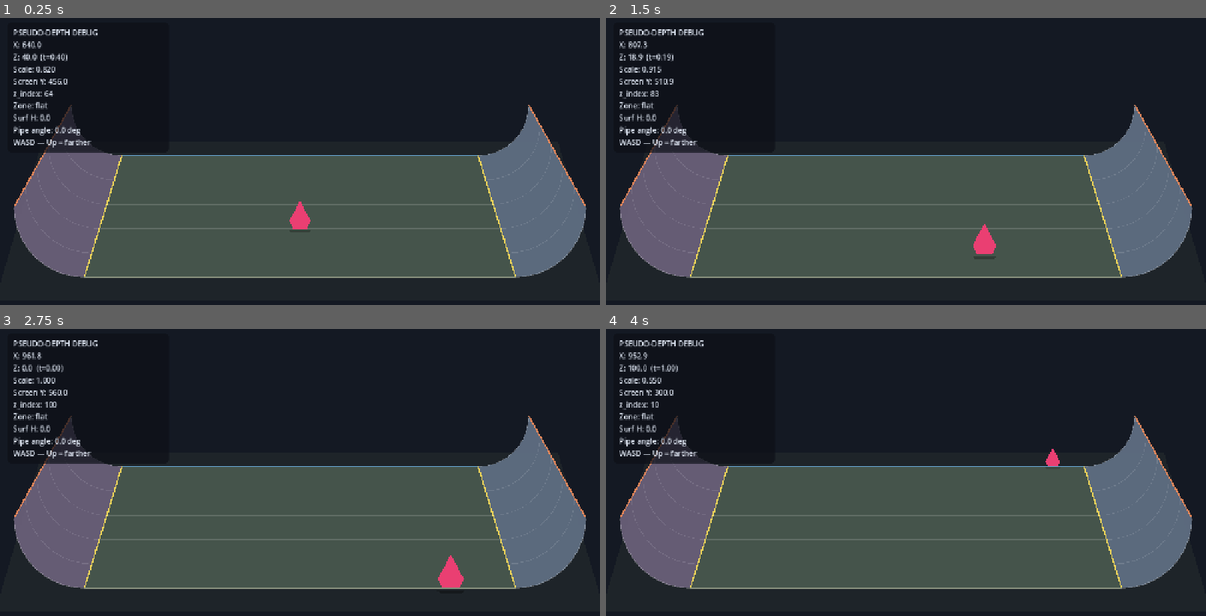
Above: before the commit, frames 1-4 (two rows, left to right).
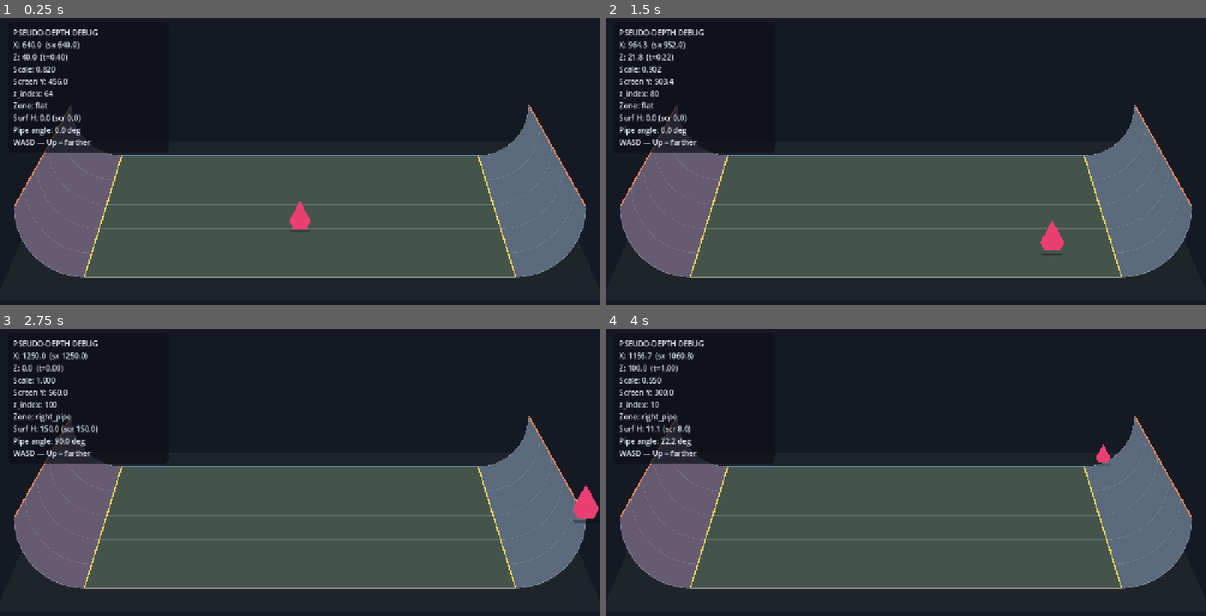
Above: after the commit, the same moments.

Repository: wmichelin/sideskate
Game: Godot game, scene res://scenes/main.tscn
Same seed, same stepped clock (60 frames per second), same inputs: the game is played once before the commit and once after it.
Inputs:
- Up to frame 1 (0.25 s): no input
- Up to frame 2 (1.5 s): tap Enter at 0.5 s; hold D (move_right) 0.53-1.28 s; hold S (move_down) from 1.28 s (still down)
- Up to frame 3 (2.75 s): tap Space at 2 s; release S (move_down) at 2.03 s; hold D (move_right) from 2.03 s (still down)
- Up to frame 4 (4 s): release D (move_right) at 2.78 s; hold W (move_up) 2.78-3.53 s; hold A (move_left) from 3.53 s (still down)

The runs differ from the first frame. In frame 1, 0.2% of the frame differs, in the area x 7-14%, y 8-37%; in frame 2, 0.8%; in frame 3, 1.1%, in the area x 3-100%, y 8-91%; in frame 4, 0.6%.

Commit message:
Speed up horizontal move and unify pipe perspective projection.
Player feet and quarter-pipe visuals now share RampLevel.project so depth travel tracks the coping exactly.

Diff:
--- a/scenes/main.tscn
+++ b/scenes/main.tscn
@@ -45,9 +45,6 @@
 
 [node name="RampVisual" type="Node2D" parent="RampLevel"]
 script = ExtResource("3_visual")
-lip_left = 180.0
-lip_right = 1100.0
-pipe_radius = 150.0
 
 [node name="Player" type="Node2D" parent="."]
 script = ExtResource("4_player")
--- a/scripts/debug_overlay.gd
+++ b/scripts/debug_overlay.gd
@@ -25,13 +25,13 @@
 	var pipe_angle := float(surface.get("angle", 0.0))
 	label.text = (
 		"PSEUDO-DEPTH DEBUG\n"
-		+ "X: %.1f\n" % s.x
+		+ "X: %.1f  (sx %.1f)\n" % [s.x, s.get("screen_x", s.x)]
 		+ "Z: %.1f  (t=%.2f)\n" % [s.z, s.t]
 		+ "Scale: %.3f\n" % s.scale
 		+ "Screen Y: %.1f\n" % s.screen_y
 		+ "z_index: %d\n" % s.z_index
 		+ "Zone: %s\n" % zone
-		+ "Surf H: %.1f\n" % s.surface_height
+		+ "Surf H: %.1f (scr %.1f)\n" % [s.surface_height, s.get("surface_screen_h", 0.0)]
 		+ "Pipe angle: %.1f deg\n" % pipe_angle
 		+ "WASD — Up = farther"
 	)
--- a/scripts/player.gd
+++ b/scripts/player.gd
@@ -1,9 +1,10 @@
 extends Node2D
 ## 8-way mover on logical X/Z with accel/friction. Samples RampLevel for surface height.
 
-@export var max_speed: float = 260.0
-@export var acceleration: float = 1600.0
-@export var friction: float = 1800.0
+@export var max_speed_x: float = 520.0
+@export var max_speed_z: float = 260.0
+@export var acceleration: float = 2200.0
+@export var friction: float = 2400.0
 ## When on, logical speed is scaled by visual scale so near movement reads faster.
 @export var depth_speed_feel: bool = true
 @export var level_path: NodePath = NodePath("../RampLevel")
@@ -18,7 +19,6 @@
 
 func _ready() -> void:
 	_level = get_node_or_null(level_path) as RampLevel
-	# Spawn mid-plaza.
 	var spawn_x := 640.0
 	if _level:
 		spawn_x = (_level.lip_left + _level.lip_right) * 0.5
@@ -55,7 +55,6 @@
 
 
 func _read_move_input() -> Vector2:
-	# X: left/right. Z: up = farther (+Z), down = nearer (-Z).
 	var x := Input.get_axis("move_left", "move_right")
 	var z := Input.get_axis("move_down", "move_up")
 	var v := Vector2(x, z)
@@ -65,7 +64,8 @@
 
 
 func _integrate_velocity(input: Vector2, delta: float) -> void:
+	var target := Vector2(input.x * max_speed_x, input.y * max_speed_z)
 	if input != Vector2.ZERO:
-		_velocity = _velocity.move_toward(input * max_speed, acceleration * delta)
+		_velocity = _velocity.move_toward(target, acceleration * delta)
 	else:
 		_velocity = _velocity.move_toward(Vector2.ZERO, friction * delta)
--- a/scripts/pseudo_depth_body.gd
+++ b/scripts/pseudo_depth_body.gd
@@ -2,27 +2,14 @@
 extends Node
 ## Converts logical (X, Z) beat-em-up coordinates into screen placement.
 ##
-## Logical space:
-##   X = screen-horizontal world units (1:1 with pixels in this prototype)
-##   Z = depth in a bounded lane band [z_min, z_max]
-##       Z = z_min  → nearest to camera (bottom of lane, largest)
-##       Z = z_max  → farthest from camera (top of lane, smallest)
-##
-## Screen mapping (Godot Y grows downward):
-##   t = (Z - z_min) / (z_max - z_min)          # 0 near → 1 far
-##   screen_y = lerp(near_screen_y, far_screen_y, t)
-##   scale     = lerp(near_scale, far_scale, t)
-##   z_index   = round(lerp(near_z_index, far_z_index, t))
-##
-## Shadow uses the surface contact position (X, screen_y - surface_height)
-## and ignores jump height_offset so jumps can lift the body later.
+## When a RampLevel projector is set, screen X/Y and surface height use the same
+## perspective math as the quarter-pipe visuals (inset + geometry scale by depth).
+## Sprite scale still uses near_scale→far_scale independently.
 
 @export_group("Lane Band")
 @export var z_min: float = 0.0
 @export var z_max: float = 100.0
-## Screen Y of the near edge of the lane (closer to bottom of viewport).
 @export var near_screen_y: float = 560.0
-## Screen Y of the far edge of the lane (higher on screen).
 @export var far_screen_y: float = 300.0
 
 @export_group("Scale")
@@ -30,34 +17,30 @@
 @export var far_scale: float = 0.55
 
 @export_group("Draw Order")
-## Near sprites should draw in front of far ones.
 @export var near_z_index: int = 100
 @export var far_z_index: int = 10
 
 @export_group("Targets")
 @export var visual_path: NodePath = NodePath("../Body")
 @export var shadow_path: NodePath = NodePath("../Shadow")
-## Extra downward offset for the shadow under the feet (screen pixels at near scale).
 @export var shadow_ground_nudge: float = 8.0
+## Optional — when set, feet track RampLevel perspective (pipes + plaza).
+@export var level_path: NodePath = NodePath("../../RampLevel")
 
-## Logical horizontal position (world/screen X).
 var logical_x: float = 0.0
-## Logical depth in the lane band.
 var logical_z: float = 0.0
-## Height of the supporting surface (pipe/flat). Shadow follows this.
 var surface_height: float = 0.0
-## Extra jump height in screen pixels (body only — shadow ignores this).
 var height_offset: float = 0.0
 
 var _visual: Node2D
 var _shadow: Node2D
+var _level: RampLevel
 
 
 func _ready() -> void:
 	_visual = get_node_or_null(visual_path) as Node2D
 	_shadow = get_node_or_null(shadow_path) as Node2D
-	# Parent scripts set logical_x/z then call apply() — do not apply defaults here
-	# or we overwrite the parent's spawn position (children _ready before parents).
+	_level = get_node_or_null(level_path) as RampLevel
 
 
 func depth_t() -> float:
@@ -67,8 +50,9 @@
 	return clampf((logical_z - z_min) / span, 0.0, 1.0)
 
 
-## Ground contact Y on screen for the current Z (shadow + feet on flat plaza).
 func ground_screen_y() -> float:
+	if _level:
+		return _level.ground_screen_y(logical_z)
 	return lerpf(near_screen_y, far_screen_y, depth_t())
 
 
@@ -80,8 +64,6 @@
 	return int(round(lerpf(float(near_z_index), float(far_z_index), depth_t())))
 
 
-## Optional movement feel: same logical speed reads faster when closer
-## because we scale screen-space travel by the current visual scale.
 func depth_speed_multiplier() -> float:
 	return visual_scale()
 
@@ -90,7 +72,6 @@
 	return clampf(z, z_min, z_max)
 
 
-## Push logical X/Z (+ surface/jump height) into Node2D transforms.
 func apply() -> void:
 	logical_z = clamp_z(logical_z)
 	var parent := get_parent() as Node2D
@@ -98,35 +79,49 @@
 		return
 
 	var t := depth_t()
-	var ground_y := ground_screen_y()
 	var s := visual_scale()
 	var z_i := draw_z_index()
 
-	# Root sits on the plaza ground line for this depth; height is applied on children.
-	parent.position = Vector2(logical_x, ground_y)
+	var screen_x := logical_x
+	var ground_y := ground_screen_y()
+	var surface_screen_h := surface_height * s
+
+	if _level:
+		var p: Dictionary = _level.project(logical_x, logical_z, surface_height)
+		screen_x = float(p.screen_x)
+		ground_y = float(p.ground_y)
+		surface_screen_h = float(p.surface_screen_h)
+
+	parent.position = Vector2(screen_x, ground_y)
 	parent.z_index = z_i
 
 	if _visual:
-		# Surface raises body+shadow; jump height raises body only.
-		_visual.position = Vector2(0.0, -(surface_height + height_offset) * s)
+		_visual.position = Vector2(0.0, -(surface_screen_h + height_offset * s))
 		_visual.scale = Vector2(s, s)
 		_visual.z_index = 1
 
 	if _shadow:
-		# Shadow pinned to surface contact (not jump height).
-		_shadow.position = Vector2(0.0, shadow_ground_nudge * s - surface_height * s)
+		_shadow.position = Vector2(0.0, shadow_ground_nudge * s - surface_screen_h)
 		_shadow.scale = Vector2(s, s * 0.45)
 		_shadow.z_index = 0
 		_shadow.modulate.a = lerpf(0.55, 0.28, t)
 
 
 func debug_snapshot() -> Dictionary:
+	var screen_x := logical_x
+	var surface_screen_h := surface_height * visual_scale()
+	if _level:
+		var p: Dictionary = _level.project(logical_x, logical_z, surface_height)
+		screen_x = float(p.screen_x)
+		surface_screen_h = float(p.surface_screen_h)
 	return {
 		"x": logical_x,
 		"z": logical_z,
 		"t": depth_t(),
 		"scale": visual_scale(),
+		"screen_x": screen_x,
 		"screen_y": ground_screen_y(),
+		"surface_screen_h": surface_screen_h,
 		"z_index": draw_z_index(),
 		"surface_height": surface_height,
 		"height": height_offset,
--- a/scripts/ramp_level.gd
+++ b/scripts/ramp_level.gd
@@ -1,6 +1,6 @@
 class_name RampLevel
 extends Node2D
-## Owns the plaza flat + left/right quarter pipes. Single surface sampler for the player.
+## Owns the plaza flat + left/right quarter pipes. Single surface sampler + perspective projector.
 
 @export var lip_left: float = 180.0
 @export var lip_right: float = 1100.0
@@ -8,13 +8,20 @@
 @export var z_min: float = 0.0
 @export var z_max: float = 100.0
 
+@export_group("Perspective")
+@export var near_screen_y: float = 560.0
+@export var far_screen_y: float = 300.0
+## How far lips converge toward center at max depth (screen px).
+@export var perspective_inset: float = 80.0
+## Geometry size at far depth relative to near (pipe radius/height & X offsets).
+@export var far_geometry_scale: float = 0.72
+
 @onready var left_pipe: QuarterPipe = $LeftPipe
 @onready var right_pipe: QuarterPipe = $RightPipe
 
 
 func _ready() -> void:
 	_sync_pipes()
-	queue_redraw()
 
 
 func _sync_pipes() -> void:
@@ -32,7 +39,26 @@
 		right_pipe.z_max = z_max
 
 
-## Playable X bounds: outer pipe tops.
+func depth_t(logical_z: float) -> float:
+	var span := z_max - z_min
+	if span <= 0.0001:
+		return 0.0
+	return clampf((logical_z - z_min) / span, 0.0, 1.0)
+
+
+func geometry_scale_at(logical_z: float) -> float:
+	return lerpf(1.0, far_geometry_scale, depth_t(logical_z))
+
+
+func inset_at(logical_z: float) -> float:
+	return lerpf(0.0, perspective_inset, depth_t(logical_z))
+
+
+func ground_screen_y(logical_z: float) -> float:
+	return lerpf(near_screen_y, far_screen_y, depth_t(logical_z))
+
+
+## Playable X bounds: outer pipe tops (logical / near-plane space).
 func x_min() -> float:
 	return lip_left - pipe_radius
 
@@ -61,3 +87,50 @@
 		"normal_y": 1.0,
 		"t_along_pipe": 0.0,
 	}
+
+
+## Project logical near-plane (x, z, surface_height) onto screen pixels.
+## Must match RampVisual pipe/plaza drawing exactly.
+func project(logical_x: float, logical_z: float, surface_height: float = 0.0) -> Dictionary:
+	var t := depth_t(logical_z)
+	var inset := inset_at(logical_z)
+	var gscale := geometry_scale_at(logical_z)
+	var ground_y := ground_screen_y(logical_z)
+
+	var screen_x: float
+	if logical_x <= lip_left:
+		# Left pipe / left of lip: offset outward from inset lip, scaled by depth.
+		var x_off := lip_left - logical_x
+		screen_x = (lip_left + inset) - x_off * gscale
+	elif logical_x >= lip_right:
+		var x_off := logical_x - lip_right
+		screen_x = (lip_right - inset) + x_off * gscale
+	else:
+		# Flat plaza: remap between inset lip screens.
+		var flat_w := lip_right - lip_left
+		var u := 0.0 if flat_w <= 0.0001 else (logical_x - lip_left) / flat_w
+		screen_x = lerpf(lip_left + inset, lip_right - inset, u)
+
+	var surface_screen_h := surface_height * gscale
+	return {
+		"t": t,
+		"screen_x": screen_x,
+		"ground_y": ground_y,
+		"surface_screen_h": surface_screen_h,
+		"geometry_scale": gscale,
+		"inset": inset,
+	}
+
+
+## Screen point on a pipe arc (for visuals). u: 0=lip … 1=coping.
+func pipe_screen_point(is_left: bool, logical_z: float, u: float) -> Vector2:
+	var theta := clampf(u, 0.0, 1.0) * PI * 0.5
+	var x_off := pipe_radius * sin(theta)
+	var height := pipe_radius * (1.0 - cos(theta))
+	var logical_x: float
+	if is_left:
+		logical_x = lip_left - x_off
+	else:
+		logical_x = lip_right + x_off
+	var p := project(logical_x, logical_z, height)
+	return Vector2(p.screen_x, p.ground_y - p.surface_screen_h)
--- a/scripts/ramp_visual.gd
+++ b/scripts/ramp_visual.gd
@@ -1,31 +1,22 @@
 extends Node2D
-## Draws the wide plaza floor + left/right quarter-pipe placeholders in pseudo-3D perspective.
+## Draws the wide plaza floor + left/right quarter-pipe placeholders.
+## All perspective math comes from parent RampLevel.project / pipe_screen_point.
 
-@export var near_screen_y: float = 560.0
-@export var far_screen_y: float = 300.0
-@export var lip_left: float = 180.0
-@export var lip_right: float = 1100.0
-@export var pipe_radius: float = 150.0
-@export var z_min: float = 0.0
-@export var z_max: float = 100.0
 @export var grid_steps: int = 5
 @export var arc_ribs: int = 5
-@export var perspective_inset: float = 80.0
+
+var _level: RampLevel
 
 
 func _ready() -> void:
 	z_index = -50
-	var level := get_parent() as RampLevel
-	if level:
-		lip_left = level.lip_left
-		lip_right = level.lip_right
-		pipe_radius = level.pipe_radius
-		z_min = level.z_min
-		z_max = level.z_max
+	_level = get_parent() as RampLevel
 	queue_redraw()
 
 
 func _draw() -> void:
+	if _level == null:
+		return
 	_draw_backdrop_pad()
 	_draw_plaza()
 	_draw_pipe(true)
@@ -34,58 +25,59 @@
 	_draw_depth_grid()
 
 
-func _depth_y(t: float) -> float:
-	return lerpf(near_screen_y, far_screen_y, t)
-
-
-func _inset(t: float) -> float:
-	return lerpf(0.0, perspective_inset, t)
-
-
 func _draw_backdrop_pad() -> void:
-	# Soft pad under the whole playfield.
-	var pad := PackedVector2Array([
-		Vector2(lip_left - pipe_radius - 40.0, near_screen_y + 50.0),
-		Vector2(lip_right + pipe_radius + 40.0, near_screen_y + 50.0),
-		Vector2(lip_right + pipe_radius - perspective_inset + 20.0, far_screen_y - 30.0),
-		Vector2(lip_left - pipe_radius + perspective_inset - 20.0, far_screen_y - 30.0),
-	])
-	draw_colored_polygon(pad, Color(0.12, 0.14, 0.16, 1.0))
+	var near_l := _level.project(_level.x_min() - 40.0, _level.z_min, 0.0)
+	var near_r := _level.project(_level.x_max() + 40.0, _level.z_min, 0.0)
+	var far_l := _level.project(_level.x_min() - 20.0, _level.z_max, 0.0)
+	var far_r := _level.project(_level.x_max() + 20.0, _level.z_max, 0.0)
+	draw_colored_polygon(
+		PackedVector2Array([
+			Vector2(near_l.screen_x, near_l.ground_y + 50.0),
+			Vector2(near_r.screen_x, near_r.ground_y + 50.0),
+			Vector2(far_r.screen_x, far_r.ground_y - 30.0),
+			Vector2(far_l.screen_x, far_l.ground_y - 30.0),
+		]),
+		Color(0.12, 0.14, 0.16, 1.0)
+	)
 
 
 func _draw_plaza() -> void:
-	var poly := PackedVector2Array([
-		Vector2(lip_left, near_screen_y),
-		Vector2(lip_right, near_screen_y),
-		Vector2(lip_right - perspective_inset, far_screen_y),
-		Vector2(lip_left + perspective_inset, far_screen_y),
-	])
-	draw_colored_polygon(poly, Color(0.28, 0.34, 0.30, 0.95))
+	var n_l := _level.project(_level.lip_left, _level.z_min, 0.0)
+	var n_r := _level.project(_level.lip_right, _level.z_min, 0.0)
+	var f_l := _level.project(_level.lip_left, _level.z_max, 0.0)
+	var f_r := _level.project(_level.lip_right, _level.z_max, 0.0)
+	draw_colored_polygon(
+		PackedVector2Array([
+			Vector2(n_l.screen_x, n_l.ground_y),
+			Vector2(n_r.screen_x, n_r.ground_y),
+			Vector2(f_r.screen_x, f_r.ground_y),
+			Vector2(f_l.screen_x, f_l.ground_y),
+		]),
+		Color(0.28, 0.34, 0.30, 0.95)
+	)
 
 
 func _draw_lips() -> void:
+	var n_l := _level.pipe_screen_point(true, _level.z_min, 0.0)
+	var f_l := _level.pipe_screen_point(true, _level.z_max, 0.0)
+	var n_r := _level.pipe_screen_point(false, _level.z_min, 0.0)
+	var f_r := _level.pipe_screen_point(false, _level.z_max, 0.0)
+	draw_line(n_l, f_l, Color(0.95, 0.85, 0.35, 0.95), 3.0)
+	draw_line(n_r, f_r, Color(0.95, 0.85, 0.35, 0.95), 3.0)
+
+	var near_l := _level.project(_level.lip_left, _level.z_min, 0.0)
+	var near_r := _level.project(_level.lip_right, _level.z_min, 0.0)
+	var far_l := _level.project(_level.lip_left, _level.z_max, 0.0)
+	var far_r := _level.project(_level.lip_right, _level.z_max, 0.0)
 	draw_line(
-		Vector2(lip_left, near_screen_y),
-		Vector2(lip_left + perspective_inset, far_screen_y),
-		Color(0.95, 0.85, 0.35, 0.95),
-		3.0
-	)
-	draw_line(
-		Vector2(lip_right, near_screen_y),
-		Vector2(lip_right - perspective_inset, far_screen_y),
-		Color(0.95, 0.85, 0.35, 0.95),
-		3.0
-	)
-	# Near / far plaza edges.
-	draw_line(
-		Vector2(lip_left, near_screen_y),
-		Vector2(lip_right, near_screen_y),
+		Vector2(near_l.screen_x, near_l.ground_y),
+		Vector2(near_r.screen_x, near_r.ground_y),
 		Color(0.85, 0.9, 0.75, 0.55),
 		2.0
 	)
 	draw_line(
-		Vector2(lip_left + perspective_inset, far_screen_y),
-		Vector2(lip_right - perspective_inset, far_screen_y),
+		Vector2(far_l.screen_x, far_l.ground_y),
+		Vector2(far_r.screen_x, far_r.ground_y),
 		Color(0.45, 0.75, 1.0, 0.75),
 		2.5
 	)
@@ -94,23 +86,22 @@
 func _draw_depth_grid() -> void:
 	for i in range(1, grid_steps):
 		var t := float(i) / float(grid_steps)
-		var y := _depth_y(t)
-		var inset := _inset(t)
+		var z := lerpf(_level.z_min, _level.z_max, t)
+		var left := _level.project(_level.lip_left, z, 0.0)
+		var right := _level.project(_level.lip_right, z, 0.0)
 		draw_line(
-			Vector2(lip_left + inset, y),
-			Vector2(lip_right - inset, y),
+			Vector2(left.screen_x, left.ground_y),
+			Vector2(right.screen_x, right.ground_y),
 			Color(1, 1, 1, 0.14),
 			1.5
 		)
 
 
 func _draw_pipe(is_left: bool) -> void:
-	# Build a perspective-scaled quarter-pipe wedge from near to far.
 	var steps := 10
-	var near_arc := _arc_points(is_left, 0.0, steps)
-	var far_arc := _arc_points(is_left, 1.0, steps)
+	var near_arc := _arc_points(is_left, _level.z_min, steps)
+	var far_arc := _arc_points(is_left, _level.z_max, steps)
 
-	# Filled body: near arc → far arc reversed.
 	var fill := PackedVector2Array()
 	for p in near_arc:
 		fill.append(p)
@@ -119,41 +110,22 @@
 	var fill_col := Color(0.42, 0.38, 0.48, 0.92) if is_left else Color(0.38, 0.44, 0.52, 0.92)
 	draw_colored_polygon(fill, fill_col)
 
-	# Arc ribs at a few depths.
 	for r in range(arc_ribs + 1):
 		var t := float(r) / float(arc_ribs)
-		var arc := _arc_points(is_left, t, steps)
+		var z := lerpf(_level.z_min, _level.z_max, t)
+		var arc := _arc_points(is_left, z, steps)
 		var col := Color(1, 1, 1, 0.22 if r == 0 or r == arc_ribs else 0.12)
 		for i in range(arc.size() - 1):
 			draw_line(arc[i], arc[i + 1], col, 2.0 if r == 0 else 1.25)
 
-	# Coping / top edge (vertical lip at pipe top).
-	var top_near := _pipe_point(is_left, 0.0, 1.0)
-	var top_far := _pipe_point(is_left, 1.0, 1.0)
+	var top_near := _level.pipe_screen_point(is_left, _level.z_min, 1.0)
+	var top_far := _level.pipe_screen_point(is_left, _level.z_max, 1.0)
 	draw_line(top_near, top_far, Color(0.95, 0.55, 0.35, 0.9), 3.0)
 
 
-## t_depth 0=near 1=far; u 0=lip 1=top of pipe.
-func _pipe_point(is_left: bool, t_depth: float, u: float) -> Vector2:
-	var theta := u * PI * 0.5
-	var x_off := pipe_radius * sin(theta)
-	var height := pipe_radius * (1.0 - cos(theta))
-	var inset := _inset(t_depth)
-	var lip := lip_left if is_left else lip_right
-	# Perspective: lips converge toward center as depth increases.
-	var lip_screen := lip + inset if is_left else lip - inset
-	var x: float
-	if is_left:
-		x = lip_screen - x_off * lerpf(1.0, 0.72, t_depth)
-	else:
-		x = lip_screen + x_off * lerpf(1.0, 0.72, t_depth)
-	var y := _depth_y(t_depth) - height * lerpf(1.0, 0.72, t_depth)
-	return Vector2(x, y)
-
-
-func _arc_points(is_left: bool, t_depth: float, steps: int) -> PackedVector2Array:
+func _arc_points(is_left: bool, logical_z: float, steps: int) -> PackedVector2Array:
 	var pts := PackedVector2Array()
 	for i in range(steps + 1):
 		var u := float(i) / float(steps)
-		pts.append(_pipe_point(is_left, t_depth, u))
+		pts.append(_level.pipe_screen_point(is_left, logical_z, u))
 	return pts
